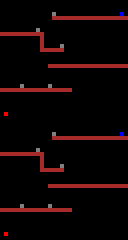
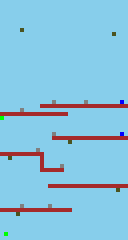
Layer changes from the first 128 × 240 image to the second:
renamed "Background copy" to "Level 02", painted on it over [0, 0, 128, 120]
renamed "Background" to "Level 01", painted on it over [0, 120, 128, 240]
